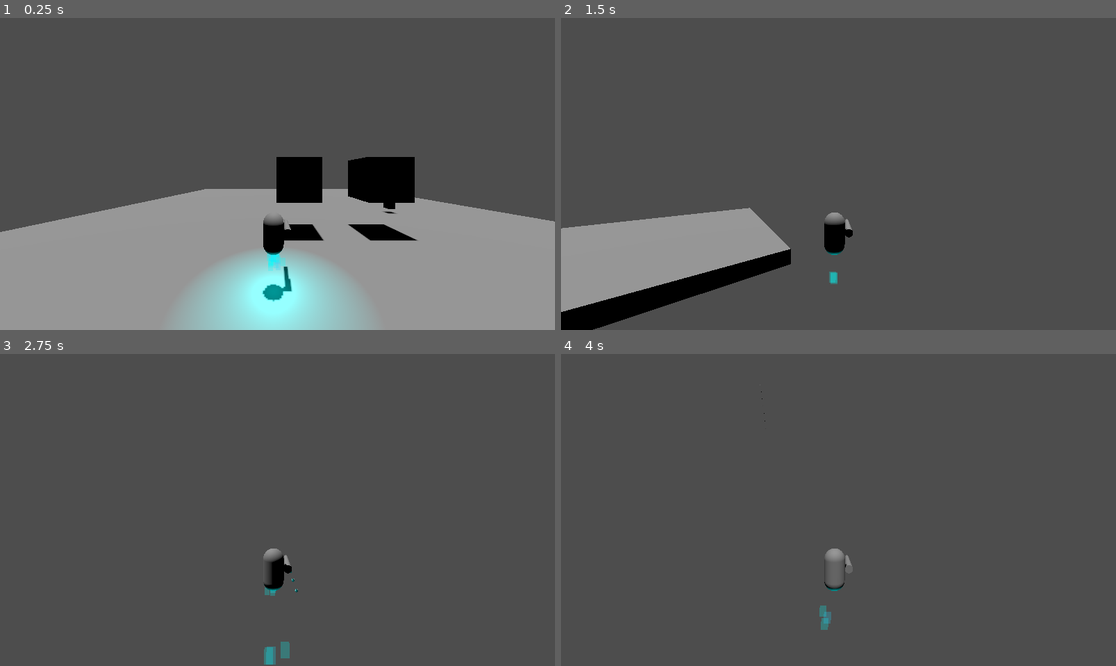
Above: before the commit, frames 1-4 (two rows, left to right).
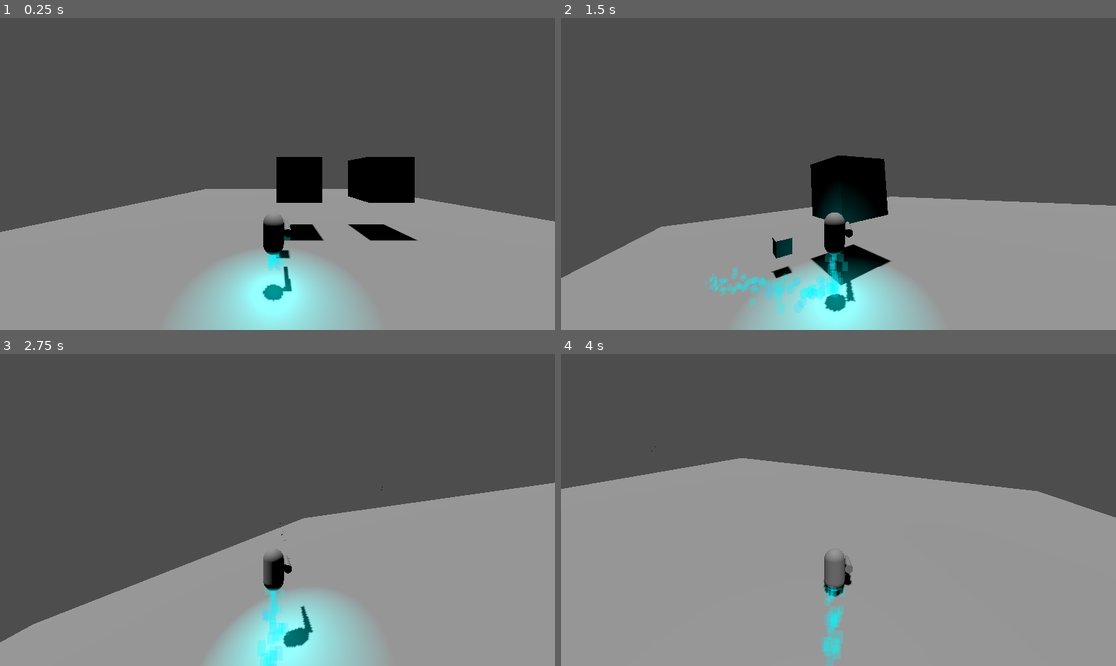
Above: after the commit, the same moments.

Repository: GameDevWeek-2023/ON_VeilBreak
Game: Godot game, scene res://Base.tscn
Same seed, same stepped clock (60 frames per second), same inputs: the game is played once before the commit and once after it.
Inputs (mouse positions are in pixels of both pictures, inside the frame that each line leads up to):
- Up to frame 1 (0.25 s): no input
- Up to frame 2 (1.5 s): move the mouse to (866, 174) at 0.52 s; press the mouse at (866, 174) at 0.53 s; hold W (move_forward) from 0.53 s (still down); move the mouse to (810, 174) at 1.27 s; release the mouse at (810, 174) at 1.28 s; click (810, 174) at 1.35 s
- Up to frame 3 (2.75 s): keep holding W (move_forward); move the mouse to (288, 503) at 2.02 s; press the mouse at (288, 503) at 2.03 s
- Up to frame 4 (4 s): keep holding W (move_forward); move the mouse to (832, 516) at 2.77 s; release the mouse at (832, 516) at 2.78 s; click (832, 516) at 2.85 s; move the mouse to (877, 513) at 3.52 s; press the mouse at (877, 513) at 3.53 s

The runs differ from the first frame. In frame 1, 0.1% of the frame differs, in the area x 49-72%, y 59-78%; in frame 2, 35%; in frame 3, 39%; in frame 4, 60%, in the area x 0-100%, y 9-100%.

Commit message:
Added interaction of player with objects of type RigidBody3D

Diff:
--- a/Base.tscn
+++ b/Base.tscn
@@ -42,12 +42,12 @@
 freeze = true
 
 [node name="space_object2" parent="." instance=ExtResource("3_74f73")]
-transform = Transform3D(4, 0, 0, 0, 4, 0, 0, 0, 4, 16.5, 1.65022, 0.6)
-linear_velocity = Vector3(0, -1, 0)
+transform = Transform3D(1, 0, 0, 0, 1, 0, 0, 0, 1, 0.5, 1.65022, 12.2518)
+gravity_scale = 0.0
 
 [node name="MeshInstance3D" type="MeshInstance3D" parent="space_object2"]
-mesh = SubResource("BoxMesh_bremu")
+mesh = SubResource("BoxMesh_d1r68")
 skeleton = NodePath("../../space_object2")
 
 [node name="CollisionShape3D" type="CollisionShape3D" parent="space_object2"]
-shape = SubResource("BoxShape3D_23ad3")
+shape = SubResource("BoxShape3D_okyp6")
--- a/player/movement.gd
+++ b/player/movement.gd
@@ -3,13 +3,11 @@
 # import / #include
 const Geometry = preload("res://utils/Geometry.gd")
 
-@onready var parent : RigidBody3D = get_parent();
+@onready var parent : CharacterBody3D = get_parent();
 @onready var mesh = get_parent().get_node("pivot")
 
 @export var mouse_sensitivity := 2.0
 @export var speed = 100;
-
-var target_velocity = Vector3.ZERO
 
 var _yaw_direction : float = 0.0;
 var _pitch_direction : float = 0.0;
@@ -20,8 +18,6 @@
 	if event is InputEventMouseMotion:
 		self._pitch_direction = -event.relative.y;
 		self._yaw_direction = -event.relative.x;
-
-
 
 
 
@@ -43,14 +39,20 @@
 	parent.rotate(parent.transform.basis.x.normalized(), _pitch_direction * delta);
 	parent.rotate(parent.transform.basis.y.normalized(), _yaw_direction * delta);
 	parent.rotate(parent.transform.basis.z.normalized(), roll_direction * 5 * delta);
+	parent.velocity = move_direction * speed;
+	var has_collided = parent.move_and_slide();
 
-#	parent.angular_velocity = Vector3.ZERO
-	var collision = parent.move_and_collide(move_direction * speed * delta);
-	if(collision):
-		var slide_movement = Geometry.project_on_plane(collision.get_remainder(), collision.get_normal());
-		parent.move_and_collide(slide_movement);
+	if(has_collided):
+		_push_other_objects();
 
 	self._pitch_direction = 0
 	self._yaw_direction = 0
 
-#
+
+
+func _push_other_objects():
+		for i in parent.get_slide_collision_count():
+			var collision = parent.get_slide_collision(i)
+			var collider = collision.get_collider();
+			if collider is RigidBody3D:
+				collider.apply_force(collision.get_normal() * -speed)
--- a/player/player.tscn
+++ b/player/player.tscn
@@ -11,18 +11,14 @@
 
 [sub_resource type="CapsuleMesh" id="CapsuleMesh_ghyiv"]
 
-[node name="CharacterBody3D" type="RigidBody3D"]
-gravity_scale = 0.0
-continuous_cd = true
-max_contacts_reported = 100
-can_sleep = false
-freeze = true
+[node name="Player" type="CharacterBody3D"]
 
 [node name="CollisionShape3D" type="CollisionShape3D" parent="."]
 transform = Transform3D(1, 0, 0, 0, 1, 0, 0, 0, 1, -0.0210164, 0.00938052, 0.00014849)
 shape = SubResource("CapsuleShape3D_2ioct")
 
 [node name="Movement" parent="." instance=ExtResource("2_v5qm3")]
+speed = 10
 
 [node name="pivot" type="Node3D" parent="."]
 
--- a/player/player_camara.gd
+++ b/player/player_camara.gd
@@ -1,21 +1,4 @@
 extends Node3D
 
-@onready var parent : RigidBody3D = get_parent();
-
-# Called when the node enters the scene tree for the first time.
 func _ready():
-#	set_as_top_level(true);
 	Input.set_mouse_mode(Input.MOUSE_MODE_CAPTURED);
-
-#func _unhandled_input(event: InputEvent) -> void:
-#	if event is InputEventMouseMotion:
-#		parent.look_at(parent.position, Vector3.UP);
-#		rotation_degrees.x -= event.relative.y * mouse_sensitivity;
-##		rotation_degrees.x = clamp(rotation_degrees.x, -90.0, 30.0);
-#
-#		rotation_degrees.y -= event.relative.x * mouse_sensitivity;
-##		rotation_degrees.y = clamp(rotation_degrees.y, -90.0, 30.0);
-
-# Called every frame. 'delta' is the elapsed time since the previous frame.
-func _process(delta):
-	pass
Not shown: 1 places in Base.tscn that only renumber resources
